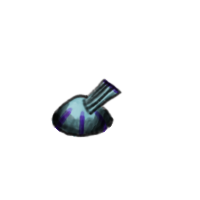
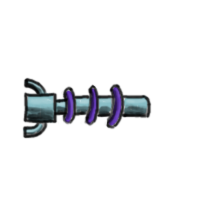
Comparing the layer stacks of the two 200 × 200 images. Changes:
added layer "mdriver lines" above "mdriver shadow" over [22, 77, 152, 139]
added layer "mdriver shadow" above "mdriver light" over [23, 81, 150, 139]
added layer "mdriver light" above "mdriver color" over [23, 79, 149, 134]
added layer "mdriver color" above "pd turret lines" over [23, 79, 149, 135]
hid "pd turret lines" over [50, 78, 123, 138]
hid "pd turret shadow" over [51, 83, 119, 138]
hid "pd turret light" over [61, 80, 117, 122]
hid "pd turret color" over [51, 78, 120, 137]
